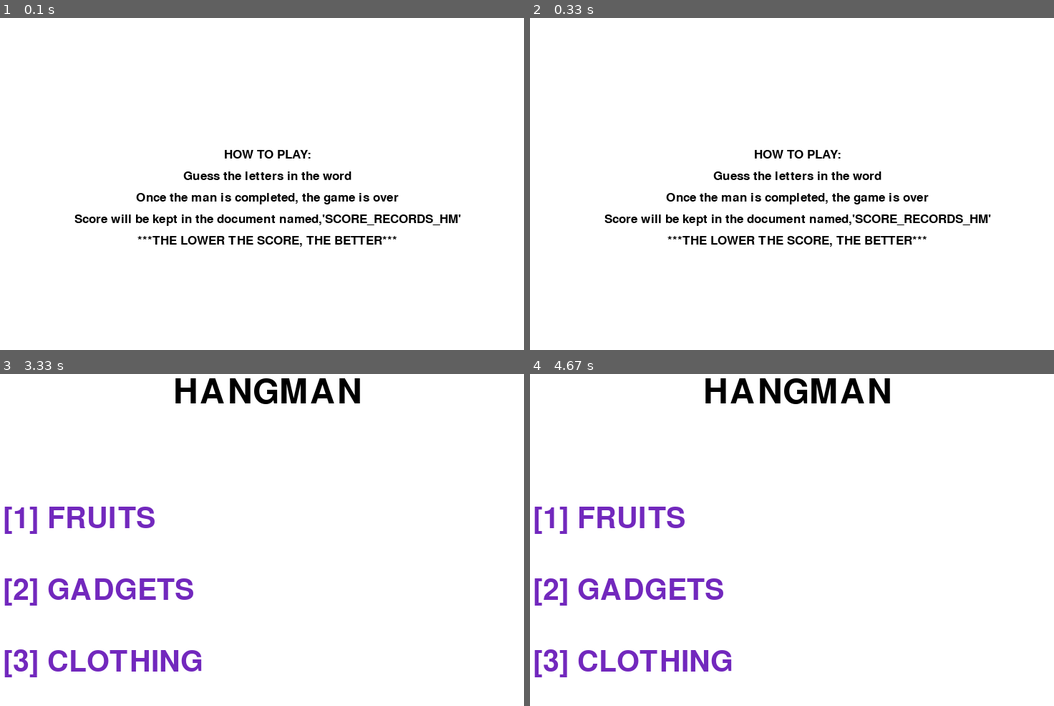
Above: before the commit, frames 1-4 (two rows, left to right).
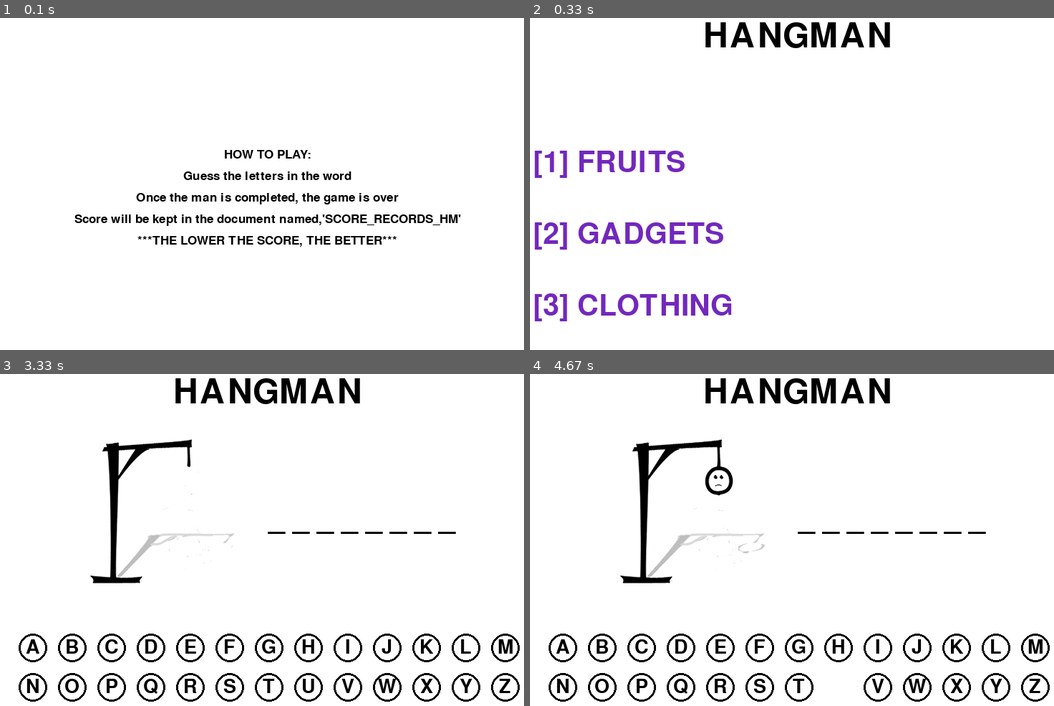
Above: after the commit, the same moments.

Repository: KyraCrawford/GameDesign
Game: pygame game, started from Hangman.py
Two runs of this game, one before a commit and one after it. Both use one fixed random seed, a clock stepped at 60 frames per second and the inputs below.
Inputs (mouse positions are in pixels of both pictures, inside the frame that each line leads up to):
- Up to frame 1 (0.1 s): no input
- Up to frame 2 (0.33 s): no input
- Up to frame 3 (3.33 s): no input
- Up to frame 4 (4.67 s): press the mouse at (844, 679) at 4.37 s; move the mouse to (718, 586) at 4.47 s; release the mouse at (598, 493) at 4.6 s

Frame 1 is identical in both runs. In frame 2, 7.6% of the frame differs, in the area x 0-88%, y 1-92%; in frame 3, 8.8%; in frame 4, 8.8%, in the area x 0-100%, y 19-99%.

Commit message:
start of final game

Diff:
--- a/Hangman.py
+++ b/Hangman.py
@@ -9,7 +9,7 @@
 WIDTH, HEIGHT = 800, 800
 win = pygame.display.set_mode((WIDTH, HEIGHT))
 pygame.display.set_caption("Hangman Game!")
-
+# name= input('What is your name: ')
 # setup  button variables
 RADIUS = 20
 GAP = 15
@@ -43,13 +43,14 @@
 guessed = []
 words = GADGETS
 word = random.choice(words)
-
+keyBoardKey = pygame.key.get_pressed()
 # colors
 WHITE = (255,255,255)
 BLACK = (0,0,0)
 PURP = (114, 40, 189)
 
 def INS():
+    global keyBoardKey
     win.fill(WHITE)
     pygame.display.update()
     in1 = INS_FONT.render('HOW TO PLAY:',1, BLACK)
@@ -65,12 +66,17 @@
     win.blit(in5,(WIDTH/2 - in5.get_width()/2,320))
     # win.blit(next,(WIDTH/2 - next.get_width()/2,550))
     pygame.display.update()
-    pygame.time.delay(3000)
+    pygame.time.delay(300)
     MENU()
+    if keyBoardKey[pygame.K_SPACE]:
+        print('SPACE PRESSED')
+    pygame.display.update()
 def SCORE(score):
     date = datetime.datetime.now()
     with open('SCORE_RECORDS_HM.txt') as s:
         records = open('SCORE_RECORDS_HM.txt','a')
+        # records.write(str(name))
+        # records.write(' - ')
         records.write(str(score))
         records.write(' wrong letters ')
         records.write(date.strftime('%Y/%m/%d %H:%M'))
@@ -85,10 +91,10 @@
     button1 = WORD_FONT.render("[1] FRUITS",1, PURP)
     button2 = WORD_FONT.render('[2] GADGETS',1, PURP) # CREATING BUTTONS
     button3 = WORD_FONT.render('[3] CLOTHING',1, PURP)
-    buttons = [button1,button2,button3]
     win.blit(button1, (30,200))
     win.blit(button2, (30,300)) # PUTTING THE BUTTONS AND INFO ON THE SCREEN
     win.blit(button3, (30,400))
+    button1Rect = button1.get_rect()
     win.blit(text, (WIDTH/2 - text.get_width()/2, 20))
     pygame.display.update()
 def draw():
@@ -152,7 +158,6 @@
                             if ltr not in word:
                                 hangman_status += 1
                                 score += 1
-
         draw()
 
         won = True
--- /dev/null
+++ b/SCORE_RECORDS_CLICK.txt
@@ -0,0 +1 @@
+SCORE RECORDS FOR CLICKITY CLICK CLICK:
--- a/SCORE_RECORDS_HM.txt
+++ b/SCORE_RECORDS_HM.txt
@@ -1,8 +1,2 @@
 Hangman SCORE RECORDS:
-2 wrong letters 2020/12/02 11:07
-2 wrong letters 2020/12/02 11:07
-2 wrong letters 2020/12/02 11:19
-3 wrong letters 2020/12/02 21:25
-6 wrong letters 2020/12/02 21:27
-2 wrong letters 2020/12/02 21:52
-6 wrong letters 2020/12/02 22:39
+Kyra - 6 wrong letters 2020/12/03 10:52
--- /dev/null
+++ b/clickergame.py
@@ -0,0 +1,179 @@
+import pygame
+import sys
+import time
+import random
+import math
+import random
+import os
+import datetime
+level = ''
+black = (0,0,0)
+white = (255,255,255)
+result = 0
+timeleft = 0
+pygame.init()
+width = 1000
+height = 800
+screen = pygame.display.set_mode((width,height))
+pygame.display.set_caption('CLICKITY CLICK CLICK')
+LETTER_FONT = pygame.font.SysFont('comicsans', 40)
+WORD_FONT = pygame.font.SysFont('comicsans', 60)
+TITLE_FONT = pygame.font.SysFont('comicsans', 70)
+INS_FONT = pygame.font.SysFont('comicsans', 25)
+def SCORE(result):
+    global level
+    date = datetime.datetime.now()
+    with open('SCORE_RECORDS_CLICK.txt') as s:
+        records = open('SCORE_RECORDS_CLICK.txt','a')
+        records.write(str(result))
+        records.write(' clicks on ')
+        records.write(str(level))
+        records.write(' difficulty ')
+        records.write(date.strftime('%Y/%m/%d %H:%M'))
+        records.write('\n')
+        records.close()
+def show_result(text):
+    global background
+    background = (random.randint(50,255), random.randint(50,255), random.randint(50,255))
+    set_background(background)
+    font = pygame.font.Font(None, 50)
+    text = font.render(' '*100+str(text)+' '*100, True, (0, 0, 0), background)
+    textRect = text.get_rect()
+    textRect.centerx = screen.get_rect().centerx #centering
+    textRect.centery = screen.get_rect().centery #centering
+    screen.blit(text, textRect)
+    pygame.display.update()
+def show_time(time):
+    font = pygame.font.Font(None, 25)
+    text = font.render('Time left(seconds): '+str(time)+' '*100, True, black, background)
+    textRect = text.get_rect()
+    textRect.x = screen.get_rect().x+5
+    textRect.y = screen.get_rect().y+5
+    screen.blit(text, textRect)
+    pygame.display.update()
+def set_background(bg):
+    screen.fill(bg)
+    pygame.display.flip()
+menu = True
+def mainEasy():
+    timeleft = 60
+    level = 'EASY'
+    run = True
+def mainMedium():
+    timeleft = 45
+    level = 'MEDIUM'
+    run = True
+def mainHard():
+    timeleft = 30
+    level = 'HARD'
+    run = True
+def leaderboard():
+    os.system('SCORE_RECORDS_CLICK.txt')
+
+run = False
+while run:
+    font = pygame.font.Font(None, 30)
+    text = font.render('Click to start! SEIZURE WARNING! FLASHING LIGHTS!', True, (0, 0, 0), (255, 255, 255))
+    textRect = text.get_rect()
+    textRect.centerx = screen.get_rect().centerx
+    textRect.centery = screen.get_rect().centery
+    screen.blit(text, textRect)
+    pygame.display.update()
+    background = (255,255,255)
+    set_background(background)
+    screen.fill(background)
+    pygame.display.flip()
+    show_time(timeleft)
+    if result>0 and timeleft>0:
+        timeleft = 60-(int(time.time())-timestart)
+        show_time(timeleft)
+    elif result>0 and timeleft<=0:
+        show_result('Your result is: '+str(result)+'. You\'re great!')
+        SCORE(result)
+    event = pygame.event.poll()
+    if event.type == pygame.QUIT:
+        sys.exit()
+    elif pygame.mouse.get_pressed()[0] and event.type == pygame.MOUSEBUTTONDOWN:
+            if result == 0:
+                timestart = int(time.time())
+            result += 1
+            show_result(result)
+while menu:
+    pygame.init()
+    #creating the buttons
+    button_1 = pygame.Rect(100,600,200,50)
+    button_2 = pygame.Rect(400,600,200,50)
+    button_3 = pygame.Rect(700,600,200,50)
+    button_4 = pygame.Rect(300,700,200,50)
+    button_5 = pygame.Rect(600,700,200,50)
+    mx, my = pygame.mouse.get_pos()
+    screen.fill(white)
+    # rectangles for buttons
+    pygame.draw.rect(screen, (255,0,0), button_1)
+    pygame.draw.rect(screen, (255,0,0), button_2)
+    pygame.draw.rect(screen, (255,0,0), button_3)
+    pygame.draw.rect(screen, (255,0,0), button_4)
+    pygame.draw.rect(screen, (255,0,0), button_5)
+    text1 = TITLE_FONT.render("CLICKITY CLICK CLICK", 1, black)
+    screen.blit(text1, (int(width/2 - (text1.get_width()/2)), 20))
+    text2 = INS_FONT.render("HOW TO PLAY:", 1, black)
+    screen.blit(text2, (int(width/2 - text2.get_width()/2), 90))
+    text2_0 = INS_FONT.render("Click the screen as many times as possible!", 1, black)
+    screen.blit(text2_0, (int(width/2 - text2_0.get_width()/2), 140))
+    text2_1 = INS_FONT.render("The amount of time you have to click", 1, black)
+    screen.blit(text2_1, (int(width/2 - text2_1.get_width()/2), 190))
+    text2_2 = INS_FONT.render("is determined by the level you pick.", 1, black)
+    screen.blit(text2_2, (int(width/2 - text2_2.get_width()/2), 240))
+    text2_3 = INS_FONT.render("The higher the difficulty, the less time you have.", 1, black)
+    screen.blit(text2_3, (int(width/2 - text2_3.get_width()/2), 290))
+    text3 = WORD_FONT.render("EASY", 1, black)
+    screen.blit (text3, (int(width/5 - text3.get_width()/2), 605))
+    text4 = WORD_FONT.render("MEDIUM", 1, black)
+    screen.blit(text4, (int(width/2 - text4.get_width()/2), 605))
+    text5 = WORD_FONT.render("HARD", 1, black)
+    screen.blit(text5, (int(width/1.25 - text5.get_width()/2), 605))
+    text6 = WORD_FONT.render("LEADERBOARD", 1, black)
+    screen.blit(text6, (int(width/3 - text6.get_width()/2), 700))
+    text7 = WORD_FONT.render("EXIT", 1, black)
+    screen.blit(text7, (int(width/1.53 - text7.get_width()/2), 700))
+    pygame.display.update()
+    event = pygame.event.poll()
+        # code behind clicking the buttons
+    if event.type == pygame.MOUSEBUTTONDOWN:
+        if event.button == 1:
+            click = True
+    if button_1.collidepoint((mx,my)):
+        if click:
+            screen.fill(black)
+            pygame.display.update()
+            mainEasy()
+            pass
+    if button_2.collidepoint((mx,my)):
+        if click:
+            screen.fill(black)
+            pygame.display.update()
+            mainMedium()
+            pass
+    if button_3.collidepoint((mx,my)):
+        if click:
+            screen.fill(black)
+            pygame.display.update()
+            mainHard()
+            pass
+    if button_4.collidepoint((mx,my)):
+        if click:
+            pygame.quit()
+            leaderboard()
+            pass
+    if button_5.collidepoint((mx,my)):
+        if click:
+            pygame.quit()
+            pass
+    click = False
+    if event.type == pygame.QUIT:
+        sys.exit()
+while run:
+    show_time('0. If you want to play again, restart this application.')
+    event = pygame.event.poll()
+    if event.type == pygame.QUIT:
+        sys.exit()
--- a/dropgame.py
+++ /dev/null
@@ -1,35 +0,0 @@
-# KYRA CRAWFORD
-import pygame
-import math
-import random, time, os, sys
-import datetime
-
-pygame.init()
-WIDTH, HEIGHT = 800, 800
-screen = pygame.display.set_mode((WIDTH, HEIGHT))
-#COLORS
-purp = [114, 40, 189]
-pygame.display.flip()
-class Game:
-    coins = []
-    def __init__(self, width, height):
-        pygame.init()
-        self.image = pygame.image.load('droppergame\coin.gif')
-        self.width = width
-        self.height = height
-        self.screen = pygame.display.set_mode((WIDTH, HEIGHT))
-        self.clock = pygame.time.Clock()
-        done = False
-        generator = Generator(self)
-        pygame.mouse.get_pressed
-        click = pygame.mouse.get_pos
-class Generator:
-    def __init__(self, game):
-        margin = 30
-        width = 50
-        for x in range(margin, screen.width - margin, width):
-            for y in range(margin, int(screen.height / 2), width):
-                screen.coins.append(Coin(screen, x, y))
-run = True
-while run:
-    screen.fill(purp)
Binary file removed: droppergame/coin.gif
Binary file added: mazegame/end.png
Binary file added: mazegame/level1.png
Binary file added: mazegame/level2.png
Binary file added: mazegame/level3.png
Renamed: testGameAni.py -> testGameAni(AXEGUY).py
